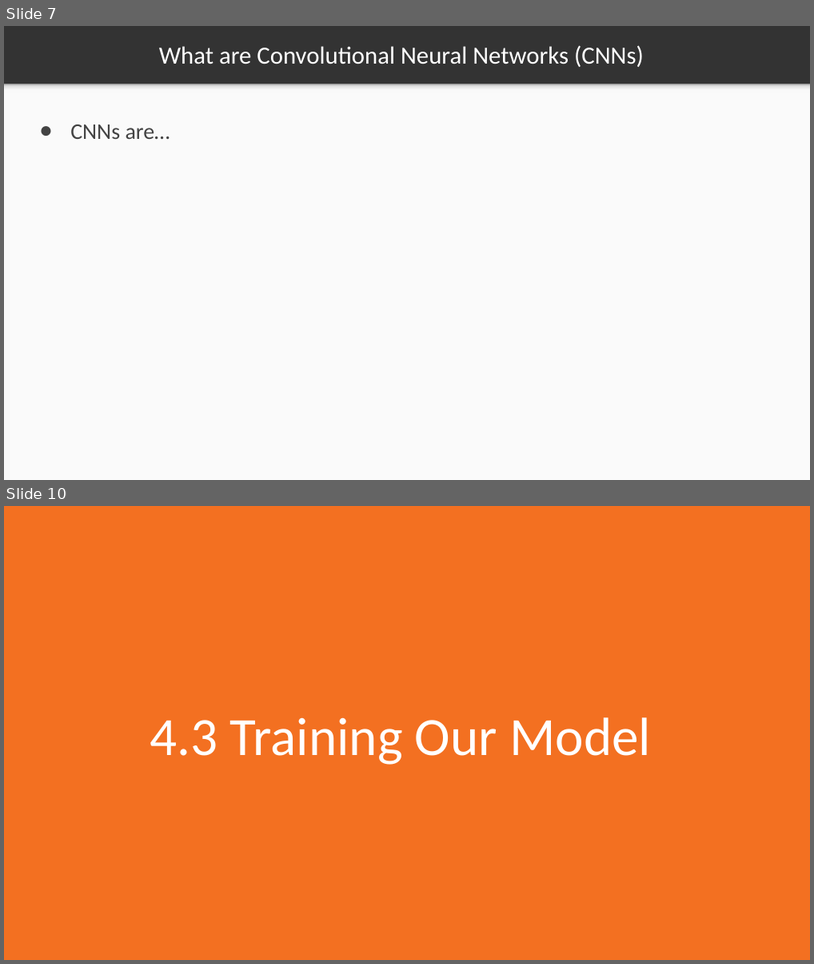
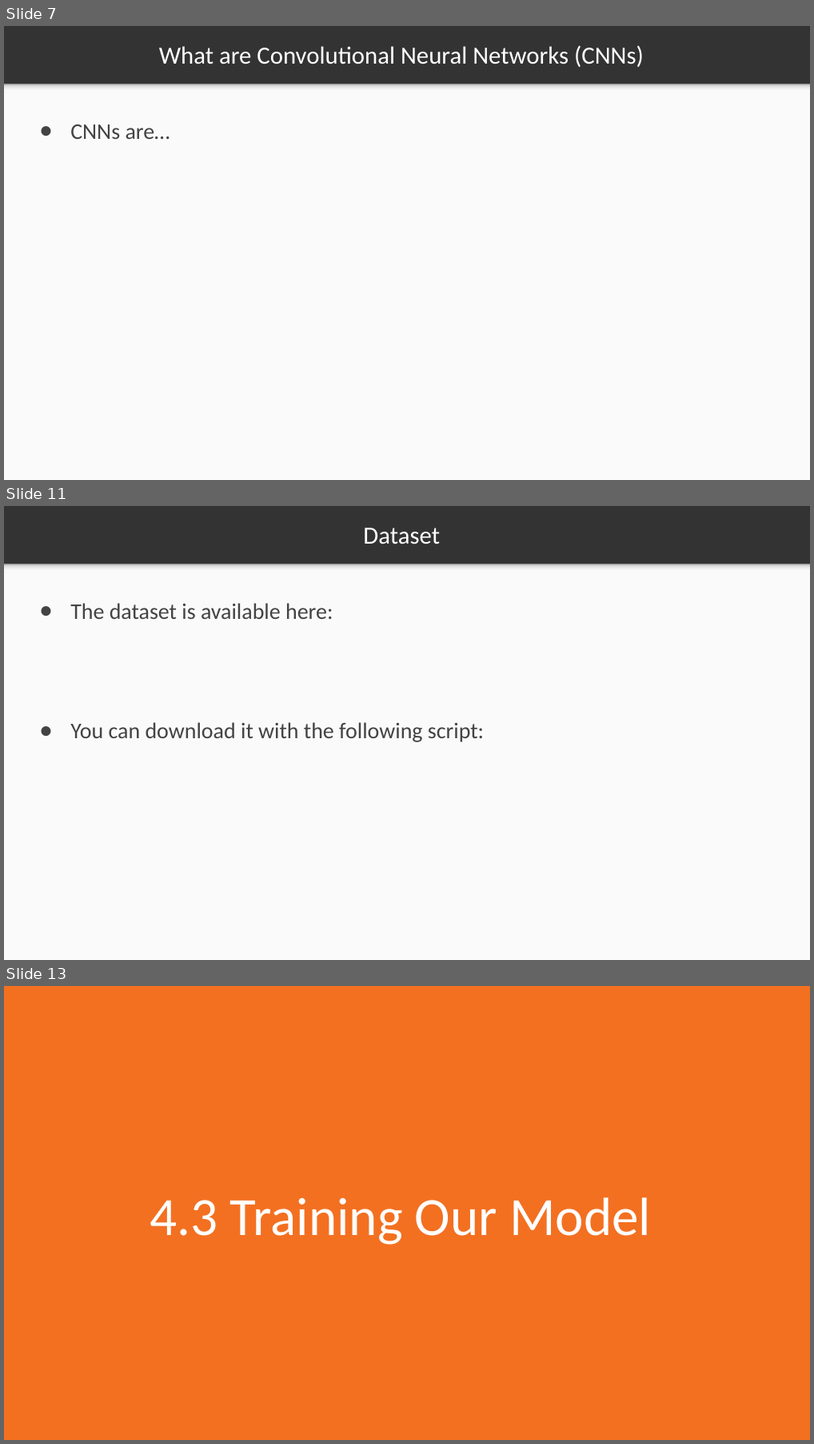
Before and after one commit to markstrefford/1.-Learning-Python-AI-by-Example, a slide deck: 4. Predicting the steering angle of a car/Slides/4.1.pptx. Shown one above the other, each under a label of ours: slides 7 and 10 before the commit, slides 7, 11 and 13 after it; the slides between them are not shown. The pictures are 814x964 and 814x1444 pixels, drawn with LibreOffice and Linux fonts; fonts in the diff are those of the drawing. Boxes give left, top, right and bottom in pixels: in the first picture for what was removed or moved away, otherwise in the second. Text is boxed around its words. In the diff, an @@ line names an element or a change of style, - is before the commit and + after.

```diff
--- a/4. Predicting the steering angle of a car/Slides/4.1.pptx
+++ b/4. Predicting the steering angle of a car/Slides/4.1.pptx
@@ slide 11 added at box(4, 506, 810, 960), background #333333; not listed: 2 template elements that a slide beside it also shows @@
@@ title added at box(363, 528, 440, 544), 44 pt, text #FFFFFF @@
+Dataset
@@ text added at box(70, 603, 484, 742), 40 pt, text #434343 @@
+● The dataset is available here:
+● You can download it with the following script:
@@ what was slide 10 is now slide 13 @@
```
Also in this commit, not shown: 3 slides changed, 7 other slides added.
